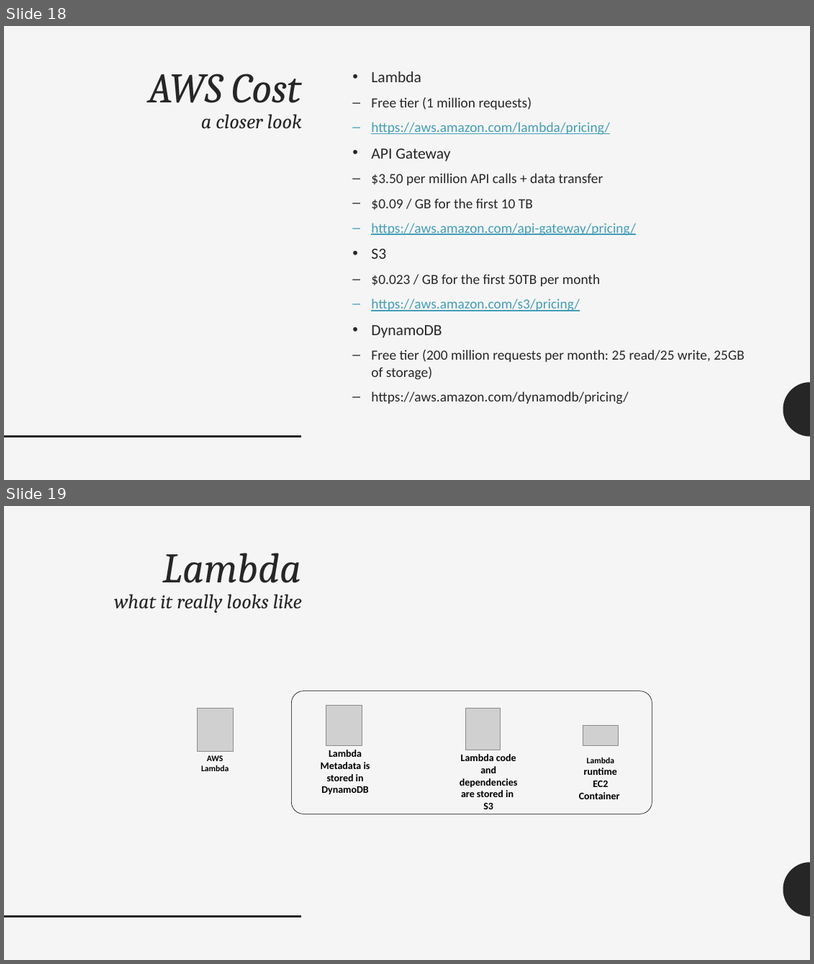
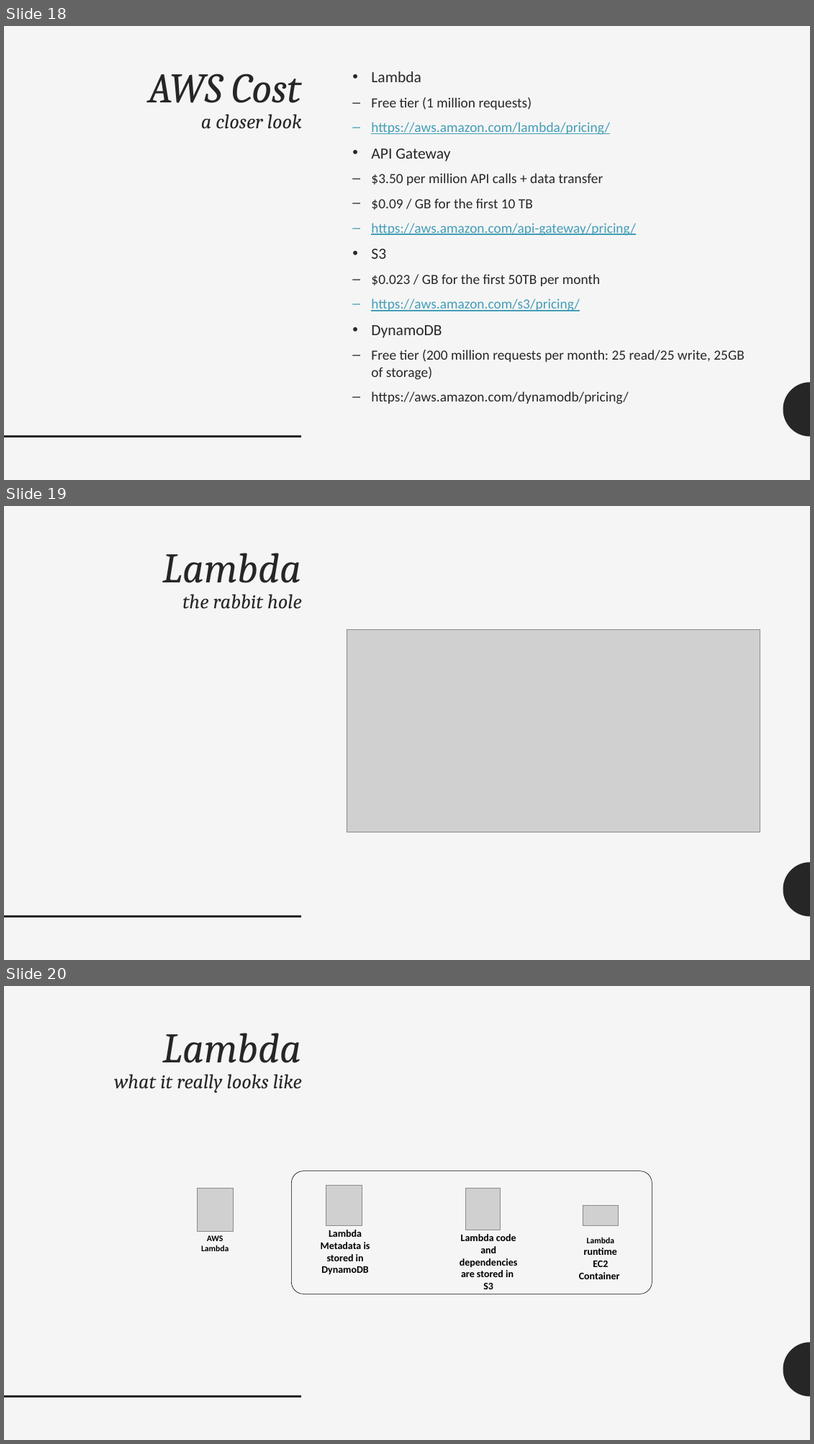
Before and after one commit to adrianpomilio/going-serverless, a slide deck: going-serverless-2017.pptx. Shown one above the other, each under a label of ours: slides 18 and 19 before the commit, slides 18, 19 and 20 after it. The pictures are 814x964 and 814x1444 pixels, drawn with LibreOffice and Linux fonts; fonts in the diff are those of the drawing; grey boxes stand for pictures. Boxes give left, top, right and bottom in pixels: in the first picture for what was removed or moved away, otherwise in the second. Text is boxed around its words. In the diff, an @@ line names an element or a change of style, - is before the commit and + after.

Commit message:
adding lambda details, red pill, rabbit hole

```diff
--- a/going-serverless-2017.pptx
+++ b/going-serverless-2017.pptx
@@ slide 19 added at bbox=[4, 506, 810, 960], background #F5F5F5; not listed: 2 template elements that a slide beside it also shows @@
@@ title added at bbox=[162, 553, 302, 608], 24 pt, text #262626, italic @@
+Lambda
+the rabbit hole
@@ picture added at bbox=[347, 629, 760, 832] @@
@@ what was slide 19 is now slide 20 @@
```
Also in this commit, not shown: 1 other slide added, 1 slide removed.
